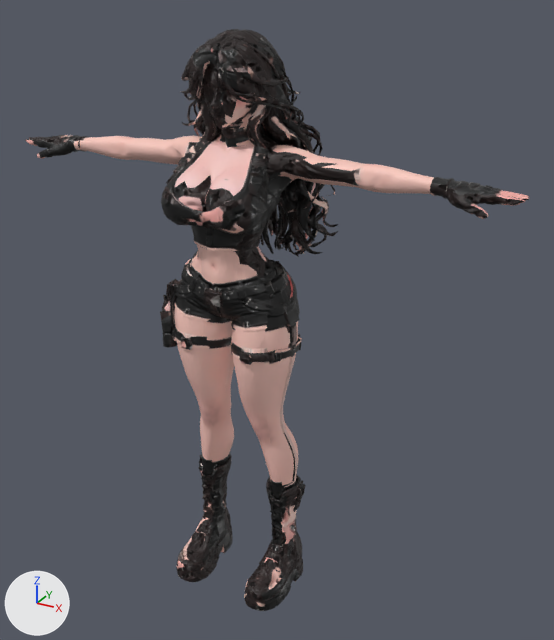
An edit to the glTF model assets/chars/survivor6.glb, drawn before and after from the same camera.
Rendered twice from a 50 mm camera at (1.25, -2.06, 2.074) aimed at (0.082, 0.064, 1.012). The axes (+X, +Y, +Z) are drawn at lower left. The lights are the same throughout. The picture after the commit comes second. Where no turn or scale is listed for an object, it has been applied to the vertices. Vertices at exactly the same position are counted once.

The first picture shows 'body'.
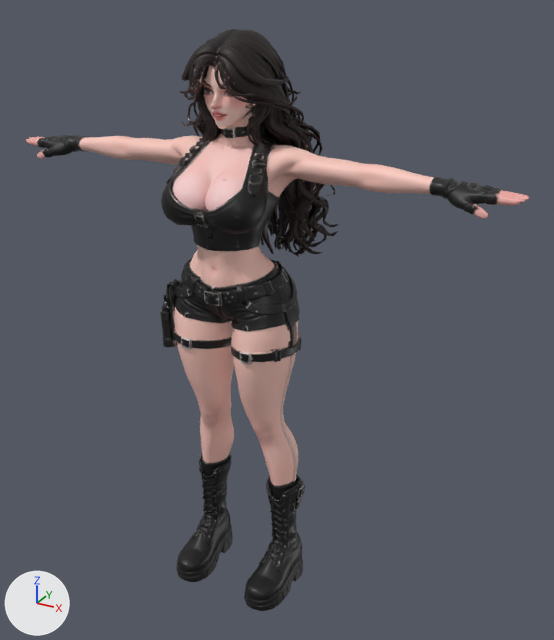
The change, as JSON lines over the scene's bpy script:
```json
{"block": "me_body", "where": "# used by ob_body; location = (0.0, 0.0, 0.0)"}
{"op": "remove", "block": "me_body", "code": "me_body.from_pydata(...)  # 14460 vertices, 29987 faces; spans x -0.88..0.88, y -0.27..0.27, z 0.0..1.95"}
{"op": "add", "block": "me_body", "code": "me_body.from_pydata(...)  # 18961 vertices, 38986 faces; spans x -0.88..0.88, y -0.27..0.27, z 0.0..1.95"}
{"block": "me_body", "change": "me_body part 1: 292 vertices moved within x -0.23..0.18, y -0.18..0.18, z 1.37..1.92; 248 vertices removed from x -0.2..0.18, y -0.2..0.2, z 1.2..1.93; 4750 vertices added at x -0.2..0.18, y -0.19..0.21, z 1.4..1.94"}
{"block": "me_body", "change": "me_body part 2: 17068 kept faces spanning x -0.88..0.88, y -0.27..0.27, z 0.0..1.95 get new texture (UV) coordinates"}
{"block": "me_body", "change": "other edits to the shape of me_body do not show in these pictures"}
```

What differs and where, as boxes (x1, y1, x2, y2) in the pictures (554 x 640 px):
```json
{"part": 1, "of": "me_body", "change": "reshaped", "before": [181, 34, 316, 292], "after": [180, 34, 316, 218]}
{"part": 2, "of": "me_body", "change": "surface changed", "before": [25, 35, 529, 611], "after": [25, 35, 529, 611]}
```
